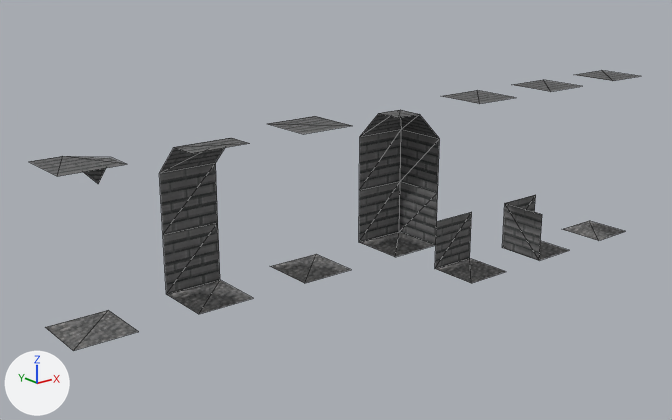
The glTF model assets/3d/tilesSet/tilesets.glb: old version first, new version second.
Before and after are seen from a 50 mm camera at (-8.0, -11.95, 5.71) aimed at (2.1, 0.68, 0.66). The axes (+X, +Y, +Z) are drawn at lower left. The lights are the same throughout. Mesh edges are drawn as thin lines. Where no turn or scale is listed for an object, it has been applied to the vertices. Vertices at the same position are counted once.

In view in the first picture: 'corner-in-col', 'corner-out-col', 'floor-col', 'pool-floor-col', 'pool-wall-col', 'pool-wall-cornet-col', 'wall-col'.
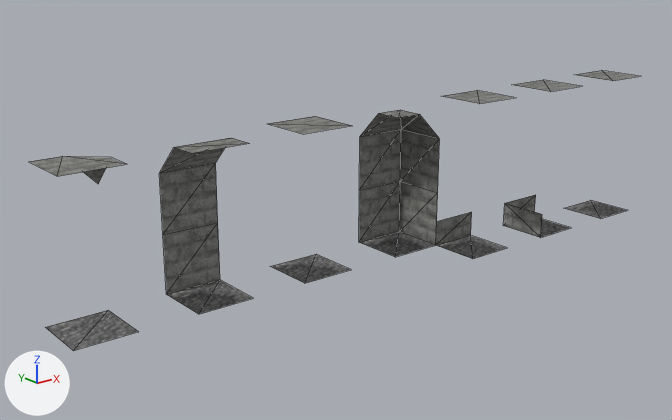
Pixel boxes (x1, y1, x2, y2) of what changed, in the pictures (672 x 420 px; the box of a moved part takes in the faces that stretch with it):
'corner-in-col', surface changed (black to grey): (359, 110, 439, 246) in both
'wall-col', surface changed (black to grey): (159, 138, 247, 293) in both
'pool-wall-col', surface changed, reshaped (12% shorter): before (435, 90, 516, 283); after (436, 90, 516, 259)
'pool-wall-cornet-col', surface changed, reshaped (12% shorter): before (502, 80, 581, 260); after (503, 80, 581, 238)
'pool-floor-col', surface changed, mesh rescaled (13% shorter): before (563, 71, 639, 241); after (565, 71, 639, 219)
part 1 of me_plane_003, moved or reshaped: before (435, 213, 506, 283); after (436, 213, 506, 259)
part 2 of me_plane_005, moved or reshaped: before (502, 196, 569, 260); after (503, 196, 570, 238)
part 3 of me_plane_006, moved or reshaped: before (563, 221, 626, 241); after (565, 200, 627, 219)

The change, as a list of edits to the scene's bpy script:
```text
Add img_tilesets_atlas:
    img_tilesets_atlas = load_image('tilesets_atlas', '_unpacked/tilesets_atlas', 64, 64, 'sRGB')
Add img_tilesets_atlas_n:
    img_tilesets_atlas_n = load_image('tilesets_atlas_n', '_unpacked/tilesets_atlas_n', 64, 64, 'Non-Color')
Change mat_material_001:
    where n2 = _N.new('ShaderNodeTexImage'); n2.name = 'Image Texture'
    n2.image: img_atlas -> img_tilesets_atlas
    where n4 = _N.new('ShaderNodeTexImage'); n4.name = 'Image Texture.001'
    n4.image: img_atlas_n -> img_tilesets_atlas_n
Change me_plane_003:
    where me_plane_003.from_pydata(...)  # 10 vertices, 6 faces; spans x -0.5..0.5, y -0.5..0.5, z 0.0..3.5
    used by ob_pool_wall_col; location = (5.0, 0.0, -1.0)
    me_plane_003 part 1: the loose piece of 6 vertices spanning x -0.5..0.5, y -0.5..0.5, z 0.0..1.0 is scaled about its middle by (1, 1, 0.5), then moved by (0.0, 0.0, 0.25)
Change me_plane_005:
    where me_plane_005.from_pydata(...)  # 11 vertices, 8 faces; spans x -0.5..0.5, y -0.5..0.5, z 0.0..3.5
    used by ob_pool_wall_cornet_col; location = (7.0, 0.0, -1.0)
    me_plane_005 part 2: the loose piece of 7 vertices spanning x -0.5..0.5, y -0.5..0.5, z 0.0..1.0 is scaled about its middle by (1, 1, 0.5), then moved by (0.0, 0.0, 0.25)
Change me_plane_006:
    where me_plane_006.from_pydata(...)  # 8 vertices, 4 faces; spans x -0.5..0.5, y -0.5..0.5, z 0.0..3.5
    used by ob_pool_floor_col; location = (9.0, 0.0, -1.0)
    me_plane_006 part 3: the whole mesh is scaled about its middle by (1, 1, 0.857), then moved by (0.0, 0.0, 0.25)
```
